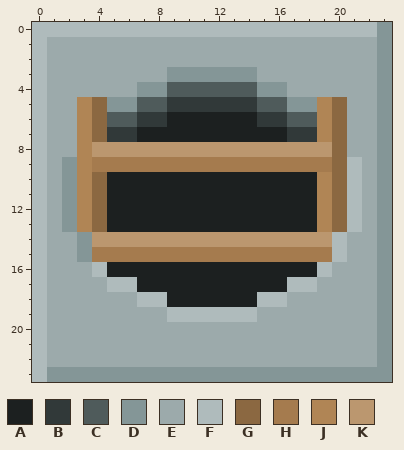
A pixel-art sprite gets an edit: sprites/stairsDown.png. The picture above is the old version.
The file is 24x24 pixels. Colours within 5 levels of each other are drawn and written as one.
Palette (. is transparent): A #1c2020  B #313939  C #4f5b5b  D #849697  E #9caaab  F #afbbbc  G #8b6841  H #a57b4e  J #b08555  K #bb976f
Pixels before, first column x 0:
 0 FFFFFFFFFFFFFFFFFFFFFFFD
 1 FEEEEEEEEEEEEEEEEEEEEEED
 2 FEEEEEEEEEEEEEEEEEEEEEED
 3 FEEEEEEEEDDDDDDEEEEEEEED
 4 FEEEEEEDDCCCCCCDDEEEEEED
 5 FEEJGDDCCBBBBBBCCDDJGEED
 6 FEEJGCCBBAAAAAABBCCJGEED
 7 FEEJGBBAAAAAAAAAABBJGEED
 8 FEEJKKKKKKKKKKKKKKKKGEED
 9 FEDJHHHHHHHHHHHHHHHHGFED
10 FEDJGAAAAAAAAAAAAAAJGFED
11 FEDJGAAAAAAAAAAAAAAJGFED
12 FEDJGAAAAAAAAAAAAAAJGFED
13 FEDJGAAAAAAAAAAAAAAJGFED
14 FEEDKKKKKKKKKKKKKKKKFEED
15 FEEDHHHHHHHHHHHHHHHHFEED
16 FEEEFAAAAAAAAAAAAAAFEEED
17 FEEEEFFAAAAAAAAAAFFEEEED
18 FEEEEEEFFAAAAAAFFEEEEEED
19 FEEEEEEEEFFFFFFEEEEEEEED
20 FEEEEEEEEEEEEEEEEEEEEEED
21 FEEEEEEEEEEEEEEEEEEEEEED
22 FEEEEEEEEEEEEEEEEEEEEEED
23 FDDDDDDDDDDDDDDDDDDDDDDD
And afterwards:
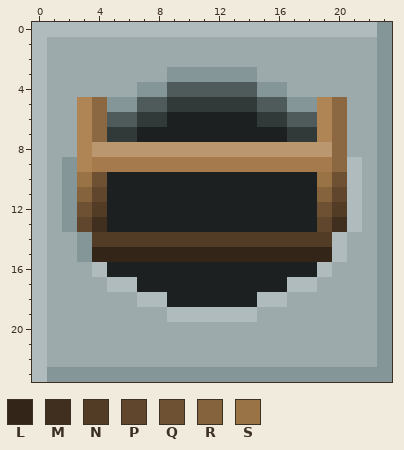
Colours new in this view: L #332517  M #402f1e  N #523c25  P #5f462c  Q #6d5132  R #85633d  S #997246
Change:
{"y":10,"x":3,"old":"JG","new":"SQ"}
{"y":10,"x":19,"old":"JG","new":"SQ"}
{"y":11,"x":3,"old":"JG","new":"RP"}
{"y":11,"x":19,"old":"JG","new":"RP"}
{"y":12,"x":3,"old":"JG","new":"QN"}
{"y":12,"x":19,"old":"JG","new":"QN"}
{"y":13,"x":3,"old":"JG","new":"PM"}
{"y":13,"x":19,"old":"JG","new":"PM"}
{"y":14,"x":4,"old":"KKKKKKKKKKKKKKKK","new":"NNNNNNNNNNNNNNNN"}
{"y":15,"x":4,"old":"HHHHHHHHHHHHHHHH","new":"LLLLLLLLLLLLLLLL"}
{"label":"changed","picture_box":[77,172,347,262]}
